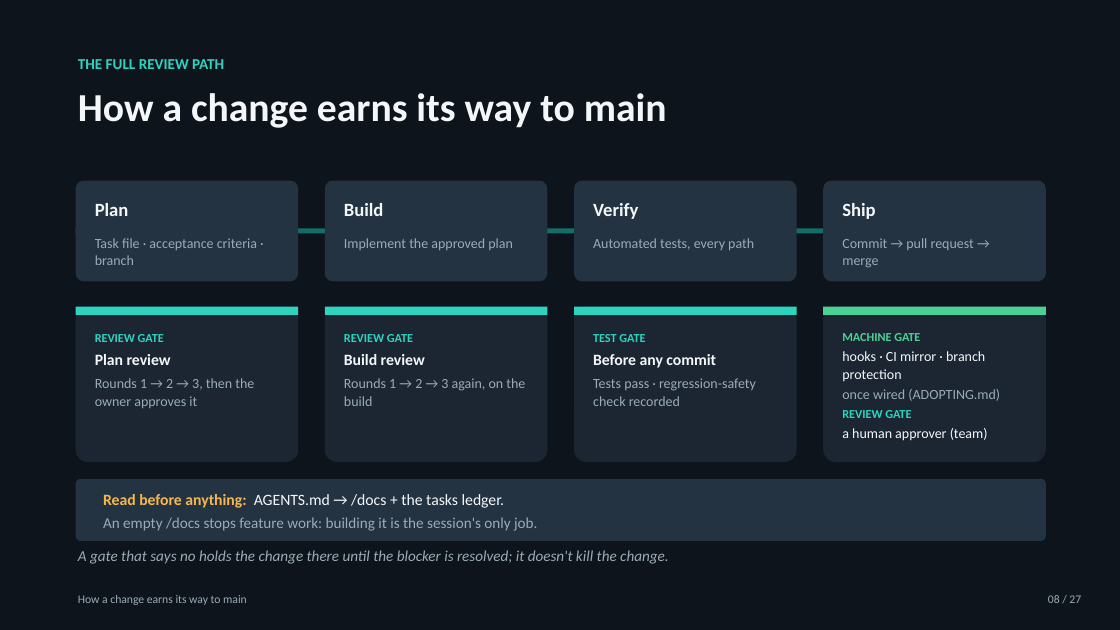
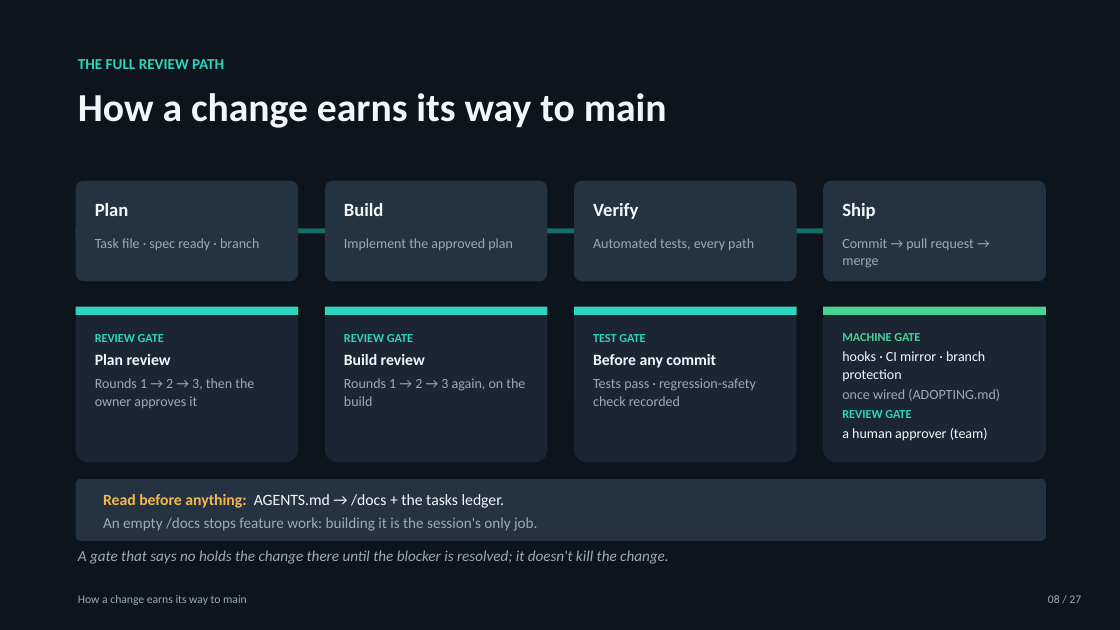
Before and after one commit to drewcurley/agentic-playbook, a slide deck: slide 8 of Agentic-Starter-Overview.pptx. Drawn at 1120x630 pixels with LibreOffice and Linux fonts; fonts in the diff are those of the drawing. Boxes give left, top, right and bottom in pixels: in the first picture for what was removed or moved away, otherwise in the second. Text is boxed around its words. In the diff, an @@ line names an element or a change of style, - is before the commit and + after.

```diff
--- a/Agentic-Starter-Overview.pptx
+++ b/Agentic-Starter-Overview.pptx
@@ text at (95,238,259,250): text changed @@
-Task file · acceptance criteria · branch
+Task file · spec ready · branch
```
Also in this commit, not shown: 1 other slide changed, 24 other files.
